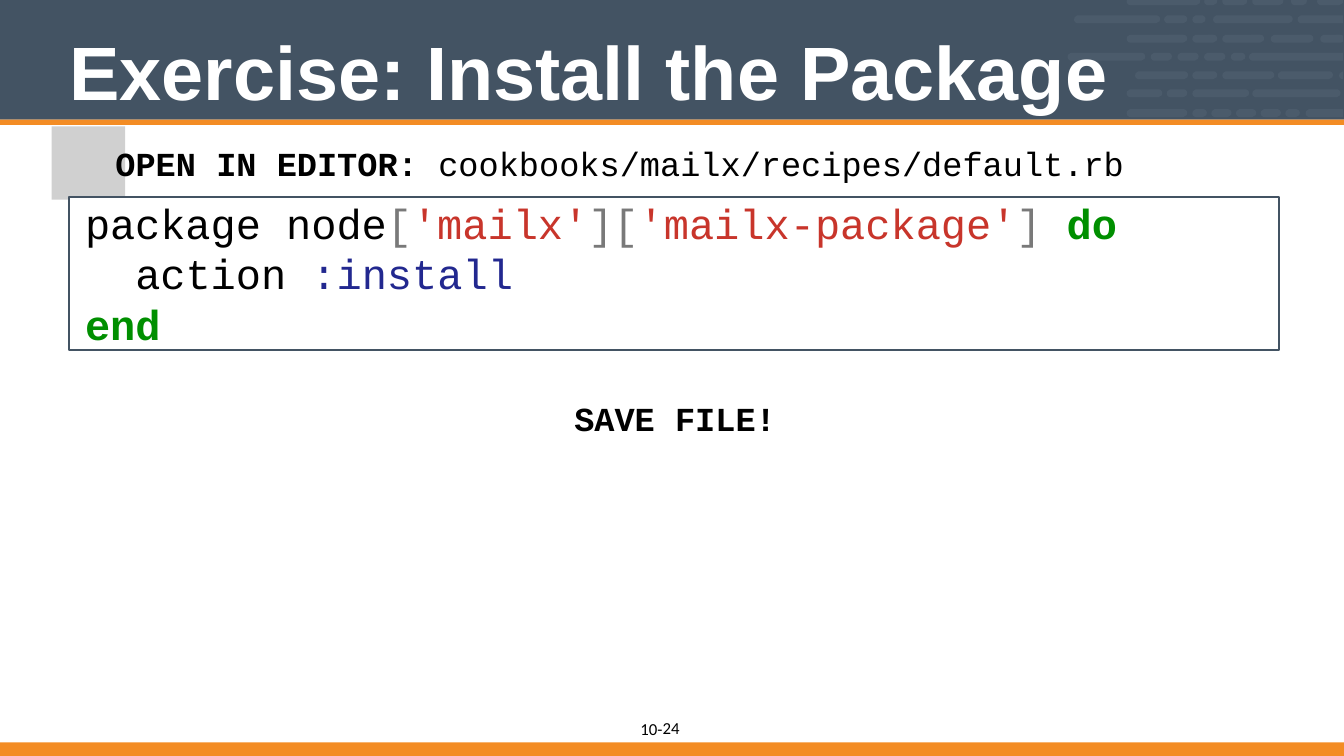
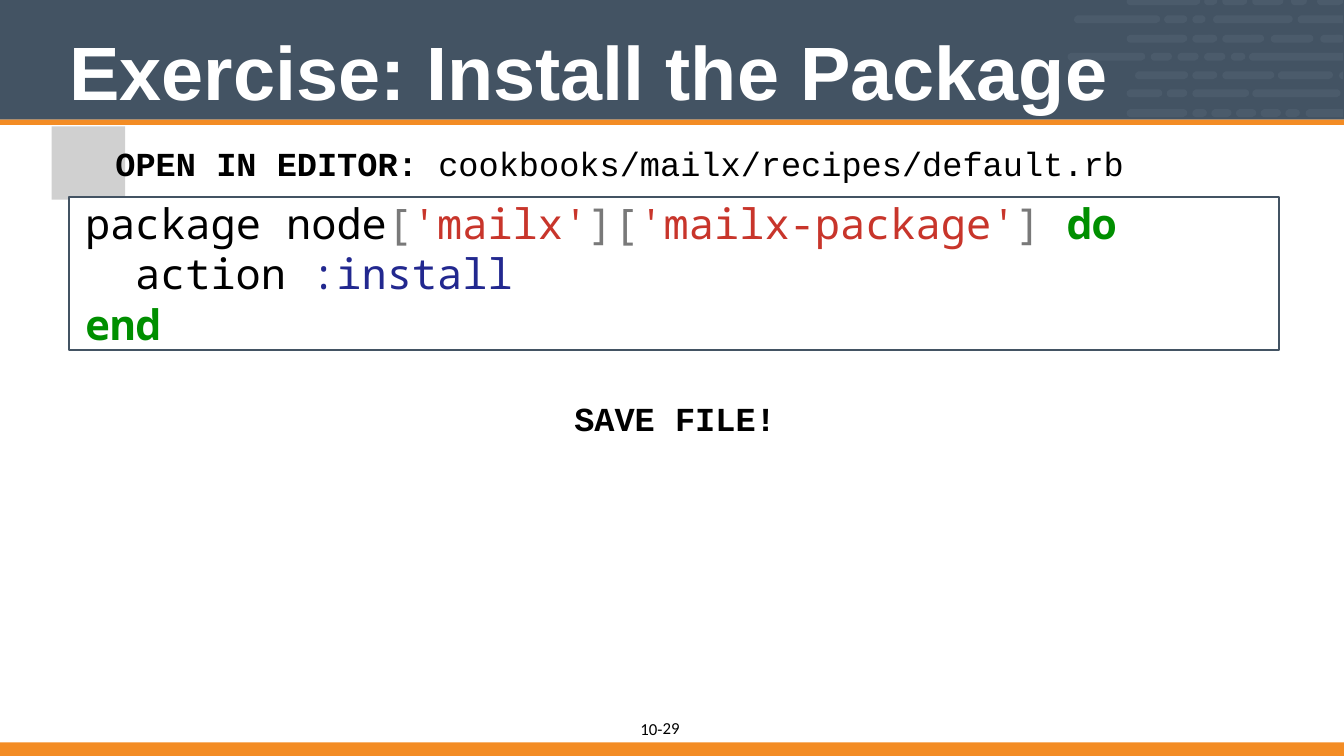
Before and after one commit to vinyar/chef-intermediate, a slide deck: slide 29 of 10-introduction_to_chefspec.pptx (slide 24 before the commit). Drawn at 1344x756 pixels with LibreOffice and Linux fonts; fonts in the diff are those of the drawing; grey boxes stand for pictures. Boxes give left, top, right and bottom in pixels: in the first picture for what was removed or moved away, otherwise in the second. Text is boxed around its words. In the diff, an @@ line names an element or a change of style, - is before the commit and + after.

Commit message:
Update Intro to ChefSpec (Module 10)
* Updated the fonts and formatting
* Updated the commands to remove the 'require_relative'
* Updated to use 'rspec --init' to generate the spec directory
* Added the command generate the spec/unit directory
* Changed coverge to now use ChefSpec::Coverage.start! instead of report! in an at_exit block
* Changed Runner to SoloRunner
* Incluced details about the two different mailx package per platform
* Called the platforms by their platform name instead of platform family

```diff
--- a/10-introduction_to_chefspec.pptx
+++ b/10-introduction_to_chefspec.pptx
@@ rectangle "package node['mailx']['mailx-package'] do" at (70,197,1279,350): font Courier New to Noto Sans Mono; indent changed @@
@@ page number at (663,723,680,734): text changed @@
-24
+29
```
Also in this commit, not shown: 17 other slides changed, 6 slides added, 1 slide removed.
